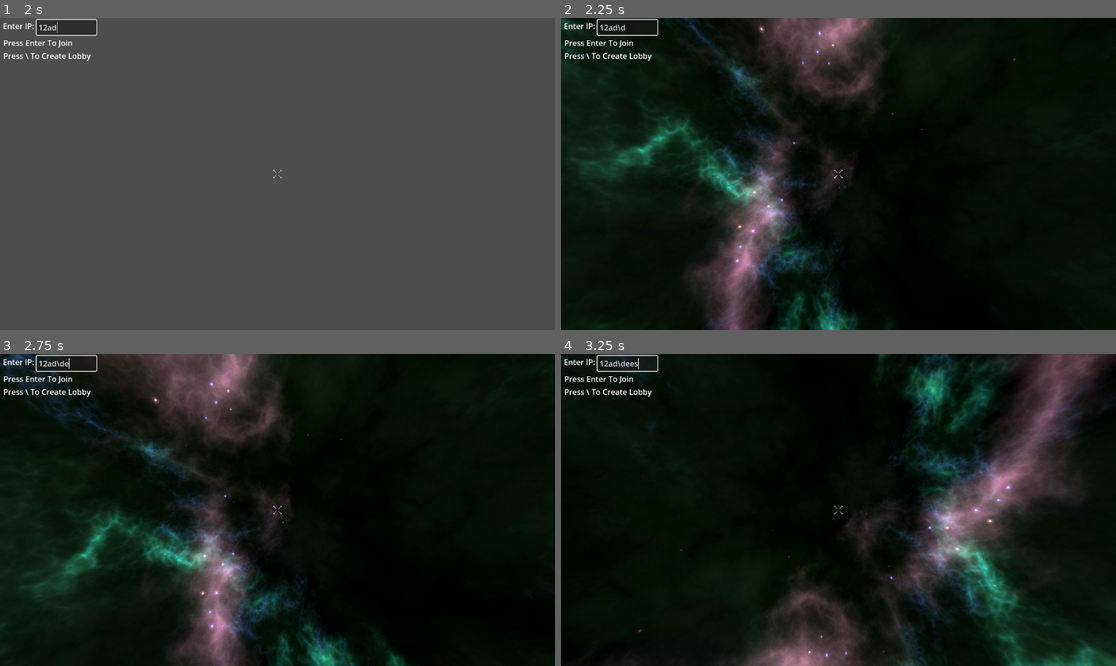
Above: before the commit, frames 1-4 (two rows, left to right).
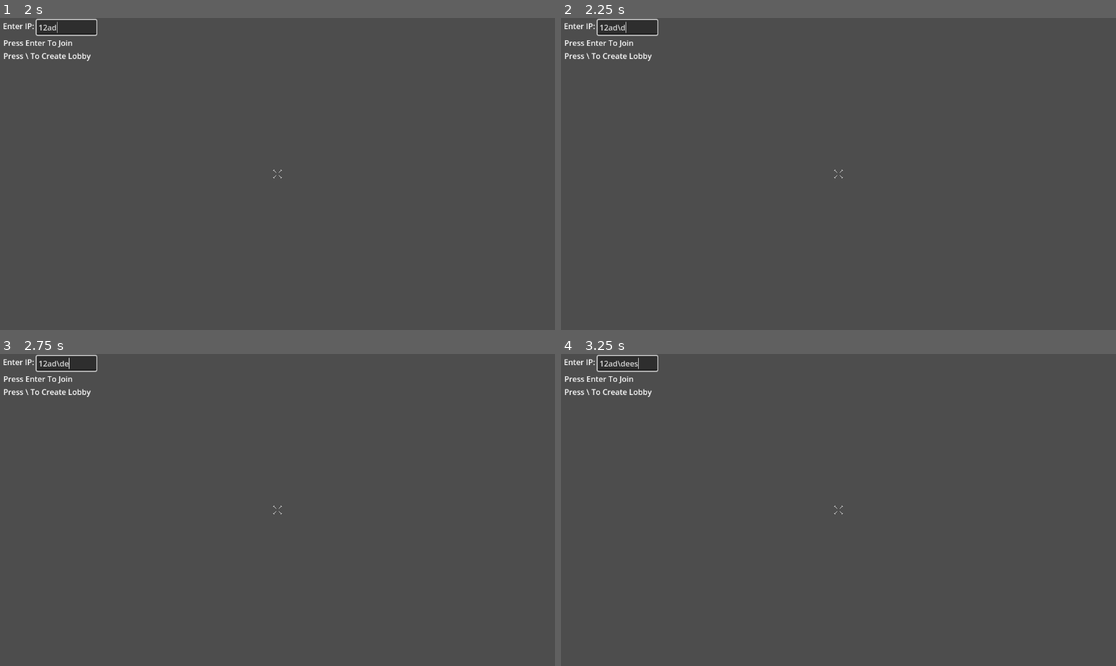
Above: after the commit, the same moments.

Repository: venajeremy/grayStoneClient
Game: Godot game, scene res://world.tscn
Same seed, same stepped clock (60 frames per second), same inputs: the game is played once before the commit and once after it.
Inputs (mouse positions are in pixels of both pictures, inside the frame that each line leads up to):
- Up to frame 1 (2 s): click (66, 27) at 0.52 s; type "12" at 0.6 s; tap Enter (enter) at 1.25 s; move the mouse to (399, 158) at 1.27 s; hold A (a) from 1.28 s (still down); tap D (d) at 1.55 s
- Up to frame 2 (2.25 s): tap Enter (enter) at 2 s; move the mouse to (727, 189) at 2.02 s; release A (a) at 2.03 s; hold \ (backslash) from 2.03 s (still down); tap D (d) at 2.1 s
- Up to frame 3 (2.75 s): keep holding \ (backslash); tap E (e) at 2.3 s
- Up to frame 4 (3.25 s): tap Enter (enter) at 2.75 s; move the mouse to (849, 503) at 2.77 s; release \ (backslash) at 2.78 s; hold E (e) from 2.78 s (still down); tap S (s) at 3.05 s

Frame 1 is identical in both runs. In frame 2, 97% of the frame differs, in the area x 0-100%, y 0-100%; in frame 3, 96%; in frame 4, 95%.

Commit message:
Online test

Diff:
--- a/Server.gd
+++ b/Server.gd
@@ -1,14 +1,15 @@
 extends Node
 
-const port = 7000
+const port = 64775
 
 @export var player_scene: PackedScene
 
 var peer = ENetMultiplayerPeer.new()
 
-
 func _on_hud_create_server():
-	peer.create_server(port)
+	var error = peer.create_server(port)
+	if error:
+		return error
 	multiplayer.multiplayer_peer = peer
 	multiplayer.peer_connected.connect(_add_player)
 	_add_player() # Add Host to lobby
--- a/Ship.gd
+++ b/Ship.gd
@@ -2,6 +2,7 @@
 
 const speed = 100
 const trustMult = 5
+const velocityCap = 500
 const sensitivity = -0.04
 const rotationSensitivity = -5
 var acceleration = Vector3()
@@ -73,7 +74,11 @@
 			$"../".exit_game(name.to_int())
 			get_tree().quit()
 
+
 		velocity += acceleration
+		if(velocity.length() > velocityCap):
+			velocity = (velocity/velocity.length())*velocityCap
+
 		move_and_slide()
 
 
--- a/player.tscn
+++ b/player.tscn
@@ -35,6 +35,9 @@
 properties/1/path = NodePath(".:rotation")
 properties/1/spawn = true
 properties/1/replication_mode = 1
+properties/2/path = NodePath("Guns:process_thread_group")
+properties/2/spawn = true
+properties/2/replication_mode = 1
 
 [node name="Wasp" type="CharacterBody3D"]
 script = ExtResource("2_sfmbk")
